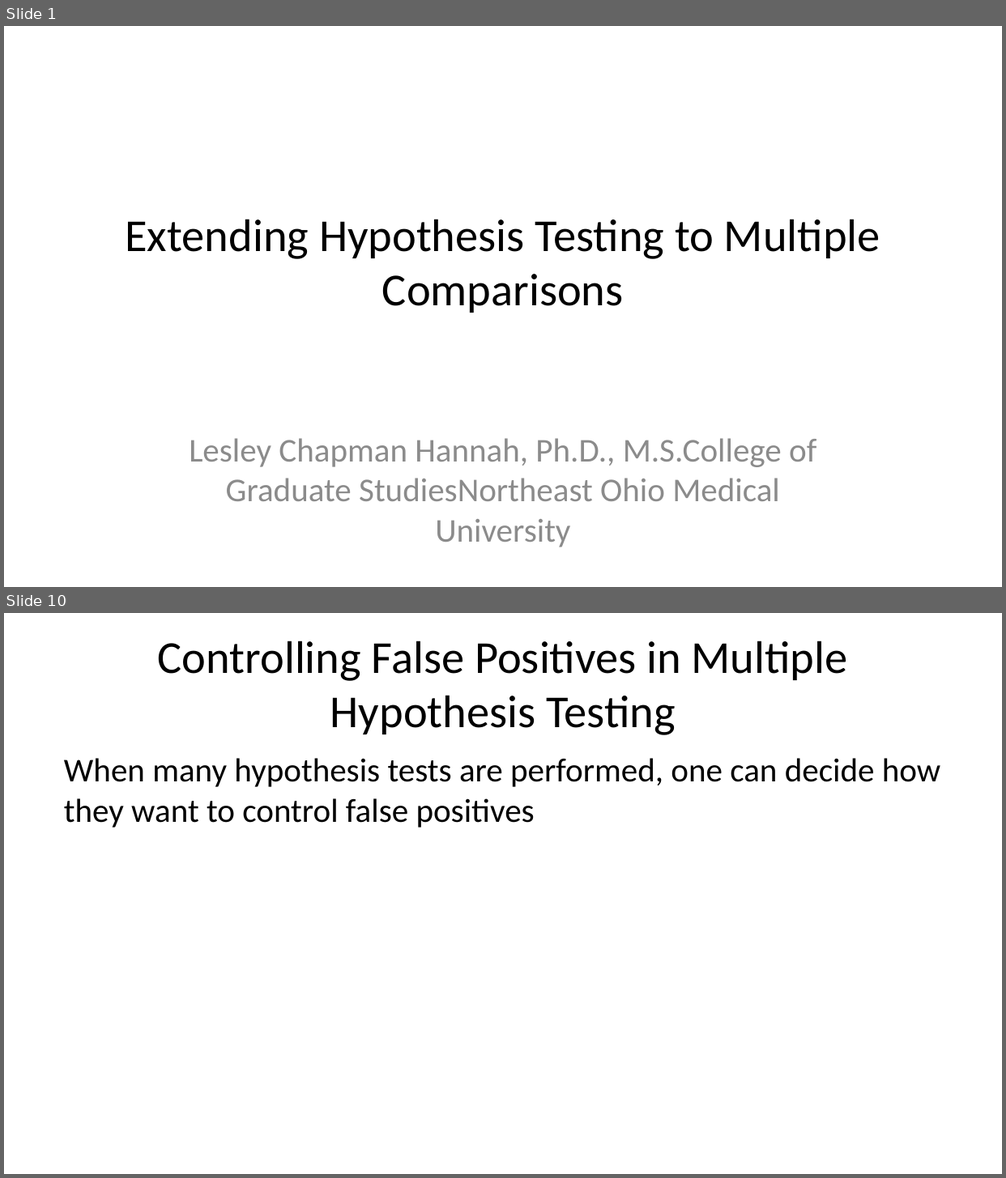
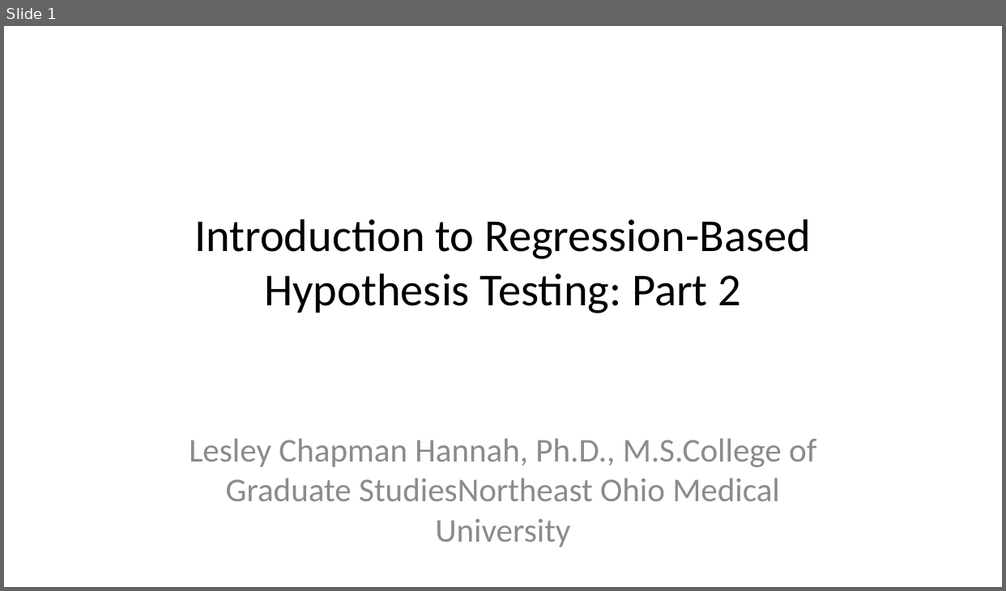
Before and after one commit to lesleymaraina/stats_I_mod_4b_sm2, a slide deck: test_2_082025_pptx.pptx. Shown one above the other, each under a label of ours: slides 1 and 10 before the commit, slide 1 after it; the slides between them are not shown. The pictures are 1006x1178 and 1006x591 pixels, drawn with LibreOffice and Linux fonts; fonts in the diff are those of the drawing. Boxes give left, top, right and bottom in pixels: in the first picture for what was removed or moved away, otherwise in the second. Text is boxed around its words. In the diff, an @@ line names an element or a change of style, - is before the commit and + after.

```diff
--- a/test_2_082025_pptx.pptx
+++ b/test_2_082025_pptx.pptx
@@ slide 10 removed at [4, 613, 1002, 1174], background #FFFFFF @@
@@ title removed at [158, 641, 848, 735] @@
-Controlling False Positives in Multiple Hypothesis Testing
@@ text removed at [64, 758, 940, 828] @@
-When many hypothesis tests are performed, one can decide how they want to control false positives
@@ slide 1 changed as well @@
@@ title at [194, 219, 810, 314]: text changed @@
-Extending Hypothesis Testing to Multiple Comparisons
+Introduction to Regression-Based Hypothesis Testing: Part 2
```
Also in this commit, not shown: 30 slides added, 23 other slides removed, 4 other files.
